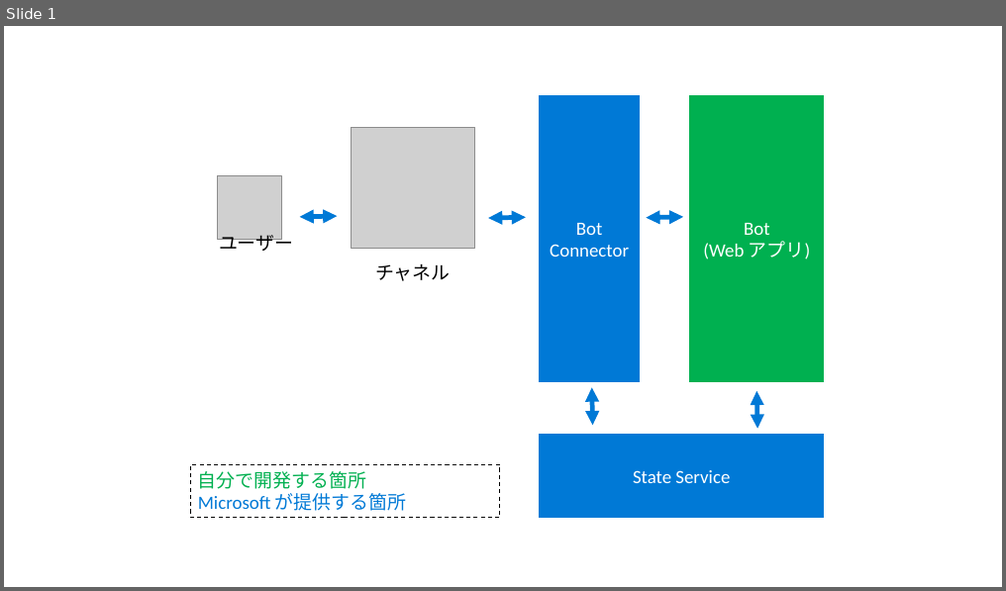
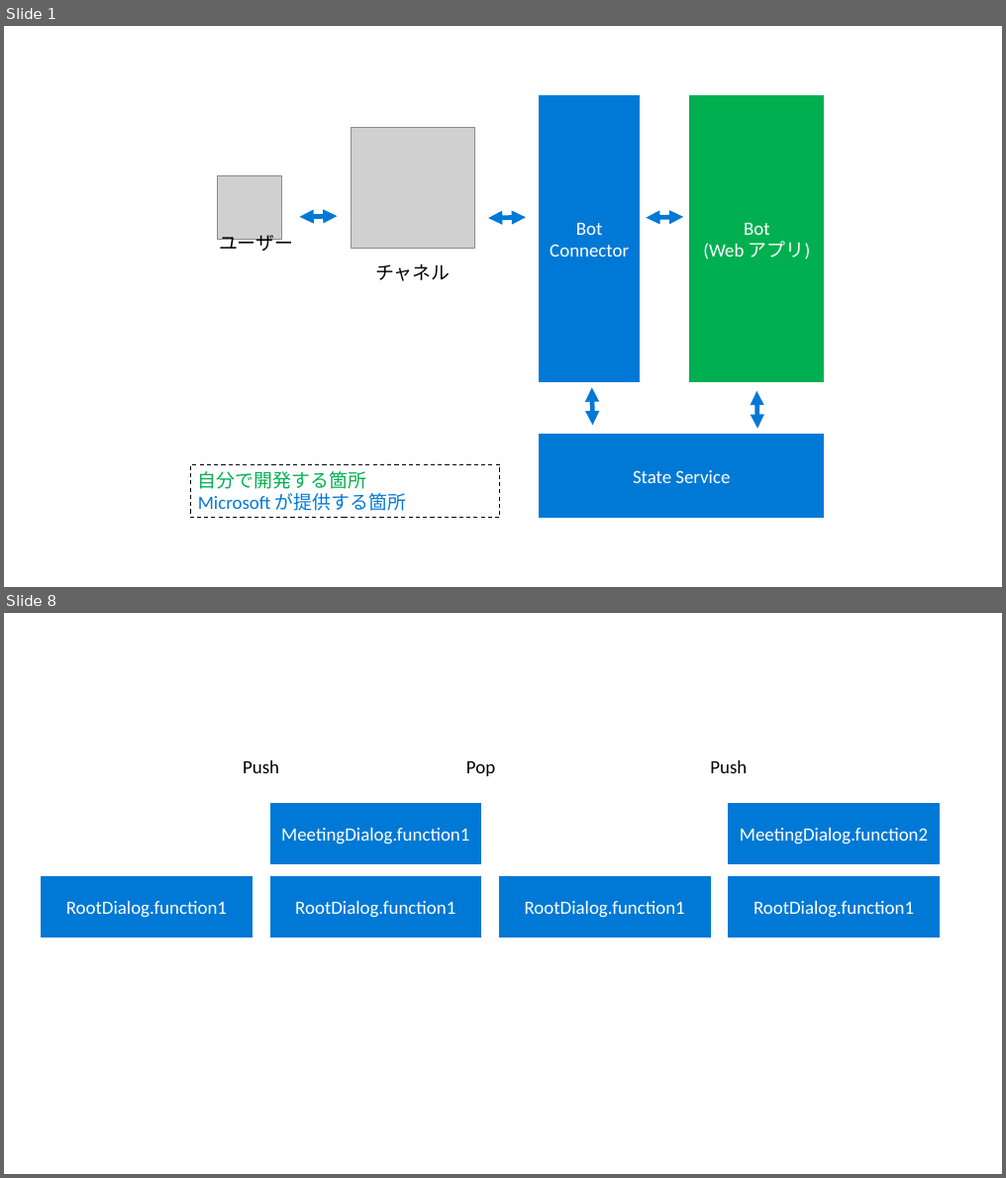
Before and after one commit to MakeTimeWith/BlogContents, a slide deck: ja-jp/BotBlog.pptx. Shown one above the other, each under a label of ours: slide 1 before the commit, slides 1 and 8 after it; the slides between them are not shown. The pictures are 1006x591 and 1006x1178 pixels, drawn with LibreOffice and Linux fonts; fonts in the diff are those of the drawing; grey boxes stand for pictures. Boxes give left, top, right and bottom in pixels: in the first picture for what was removed or moved away, otherwise in the second. Text is boxed around its words. In the diff, an @@ line names an element or a change of style, - is before the commit and + after.

```diff
--- a/ja-jp/BotBlog.pptx
+++ b/ja-jp/BotBlog.pptx
@@ slide 8 added at box(4, 613, 1002, 1174), background #FFFFFF @@
@@ text added at box(243, 761, 279, 773), 18 pt, text #000000 @@
+Push
@@ text added at box(710, 761, 746, 773), 18 pt, text #000000 @@
+Push
@@ text added at box(466, 761, 495, 776), 18 pt, text #000000 @@
+Pop
@@ rectangle added at box(270, 804, 481, 864), fill #0079D6, outline #0079D6 1 pt, 18 pt, text #FFFFFF @@
+MeetingDialog.function1
@@ rectangle added at box(729, 804, 939, 864), fill #0079D6, outline #0079D6 1 pt, 18 pt, text #FFFFFF @@
+MeetingDialog.function2
@@ rectangle added at box(42, 876, 252, 937), fill #0079D6, outline #0079D6 1 pt, 18 pt, text #FFFFFF @@
+RootDialog.function1
@@ rectangle added at box(270, 876, 481, 937), fill #0079D6, outline #0079D6 1 pt, 18 pt, text #FFFFFF @@
+RootDialog.function1
@@ rectangle added at box(500, 876, 710, 937), fill #0079D6, outline #0079D6 1 pt, 18 pt, text #FFFFFF @@
+RootDialog.function1
@@ rectangle added at box(729, 876, 939, 937), fill #0079D6, outline #0079D6 1 pt, 18 pt, text #FFFFFF @@
+RootDialog.function1
```
Also in this commit, not shown: 6 other slides added, 2 other files.
